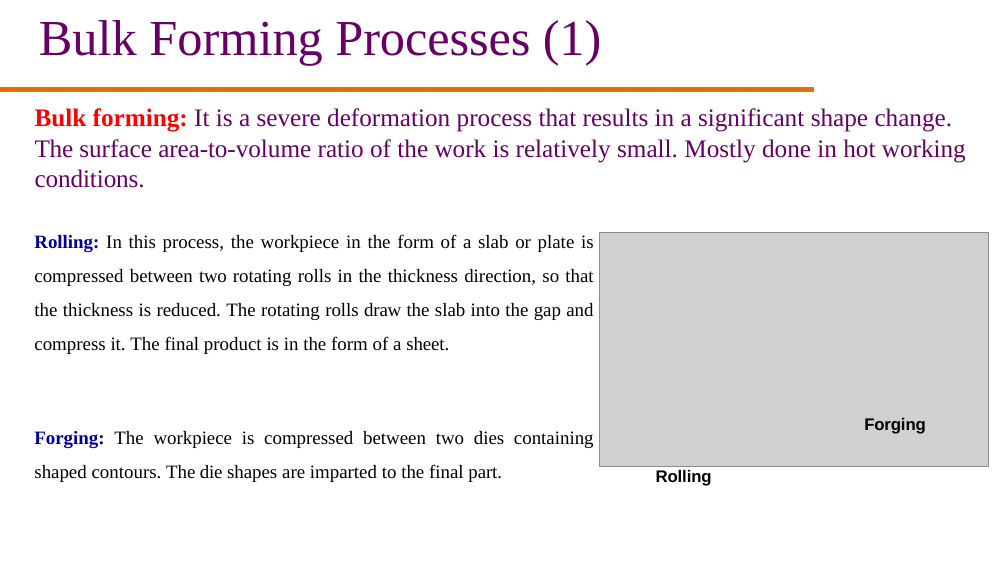
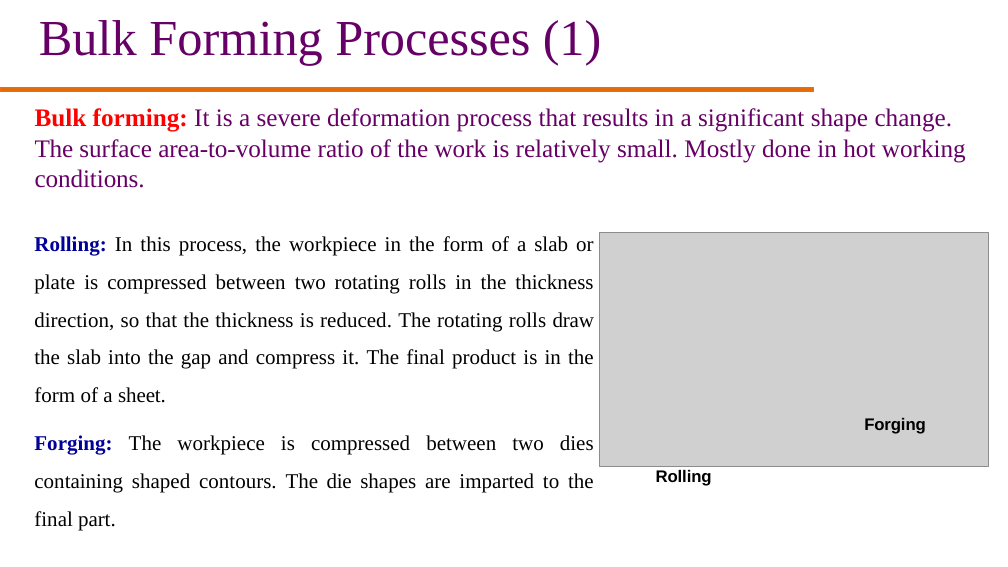
Before and after one commit to agam778/obsidian-sync, a slide deck: slide 4 of MP (3)/Lectures/Lecture 13 Metal Forming Process Introduction and Basics.pptx. Drawn at 1008x567 pixels with LibreOffice and Linux fonts; fonts in the diff are those of the drawing; grey boxes stand for pictures; background and template pictures are left out. Boxes give left, top, right and bottom in pixels: in the first picture for what was removed or moved away, otherwise in the second. Text is boxed around its words. In the diff, an @@ line names an element or a change of style, - is before the commit and + after.

```diff
--- a/MP (3)/Lectures/Lecture 13 Metal Forming Process Introduction and Basics.pptx
+++ b/MP (3)/Lectures/Lecture 13 Metal Forming Process Introduction and Basics.pptx
@@ text "Rolling: In this process, the ..." at [34, 236, 594, 531]: size 18 to 20 pt @@
```
Also in this commit, not shown: 1 other slide changed, 34 other files.
